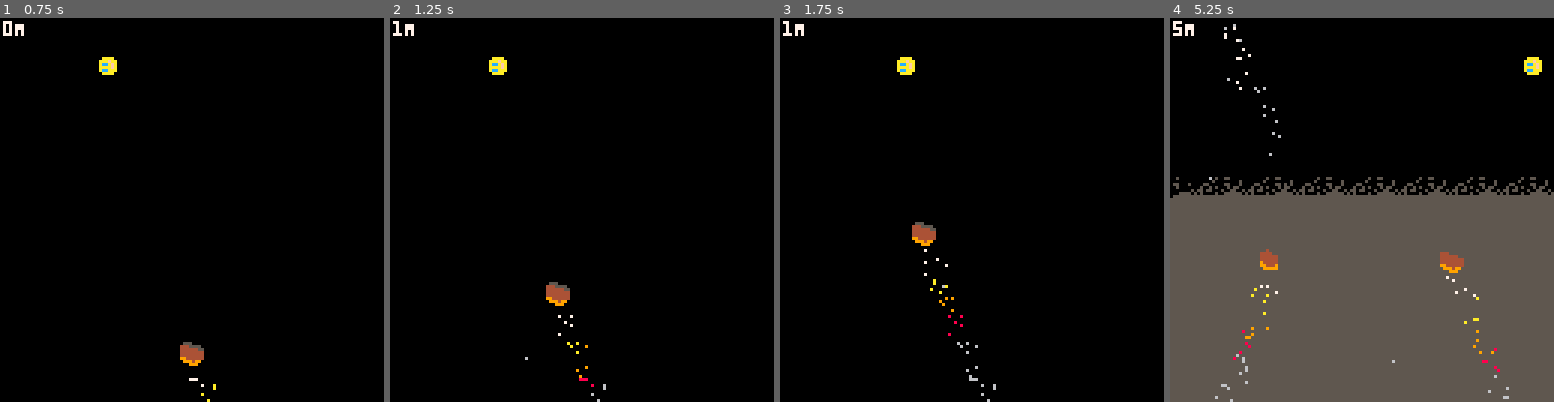
Above: before the commit, frames 1-4 (left to right).
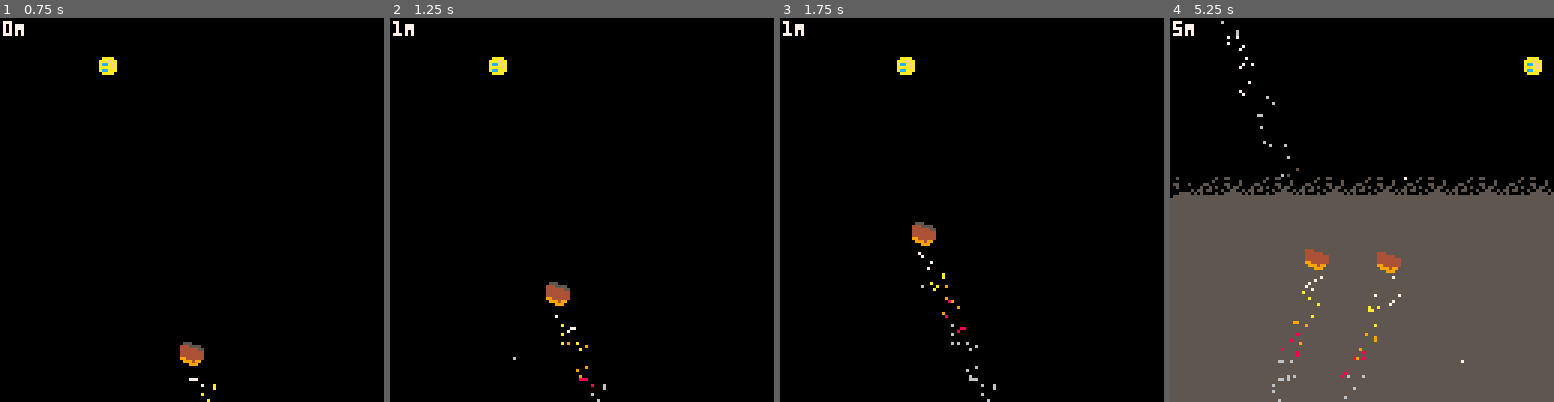
Above: after the commit, the same moments.

Repository: broquaint/pico8-carts
Game: PICO-8 cartridge eggjam16.p8
Same seed, same stepped clock (60 frames per second), same inputs: the game is played once before the commit and once after it.
Inputs:
- Up to frame 1 (0.75 s): tap X (X key) at 0.33 s; tap O (Z key) at 0.7 s
- Up to frame 2 (1.25 s): tap X (X key) at 1.07 s
- Up to frame 3 (1.75 s): hold Right from 1.6 s (still down); tap O (Z key) at 1.7 s
- Up to frame 4 (5.25 s): tap X (X key) every 1.12 s from 1.85 to 5.2 s; release Right at 2.1 s; tap O (Z key) every 0.4 s from 2.1 to 4.9 s; hold Up 2.15-2.42 s; hold Right 2.47-3.03 s; hold Left 3.08-3.58 s; hold Down 3.63-3.97 s; hold Right 4.02-4.68 s; hold Up 4.73-5.03 s; hold Left from 5.08 s (still down)

Frame 1 is identical in both runs. In frame 2, 0.1% of the frame differs, in the area x 32-50%, y 77-90%; in frame 3, 0.3%; in frame 4, 2.0%, in the area x 10-89%, y 0-100%.

Commit message:
Slightly better heat particles
A little variety is good.

Diff:
--- a/eggjam16.p8
+++ b/eggjam16.p8
@@ -112,10 +112,10 @@
             x = 16 + orig_x,
             y = 128,
             orig_x = orig_x,
-            frames = 128,
+            frames = 32 + randx(96),
             freq = 10 + randx(15),
             speed = 1 + rnd(),
-            colour = silver
+            colour = ({silver, silver, white, dim_grey})[randx(4)]
       })
       add(heat_particles, p)
       animate_obj(p, function(p)
